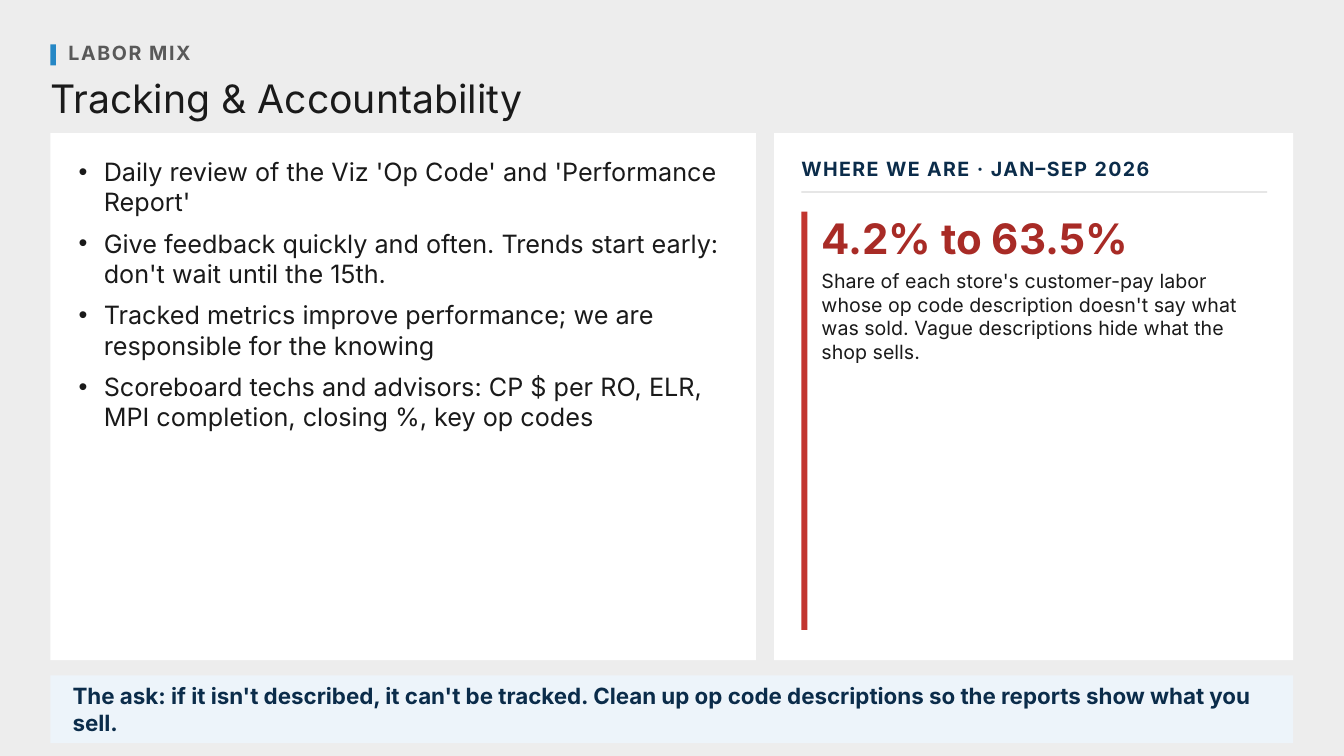
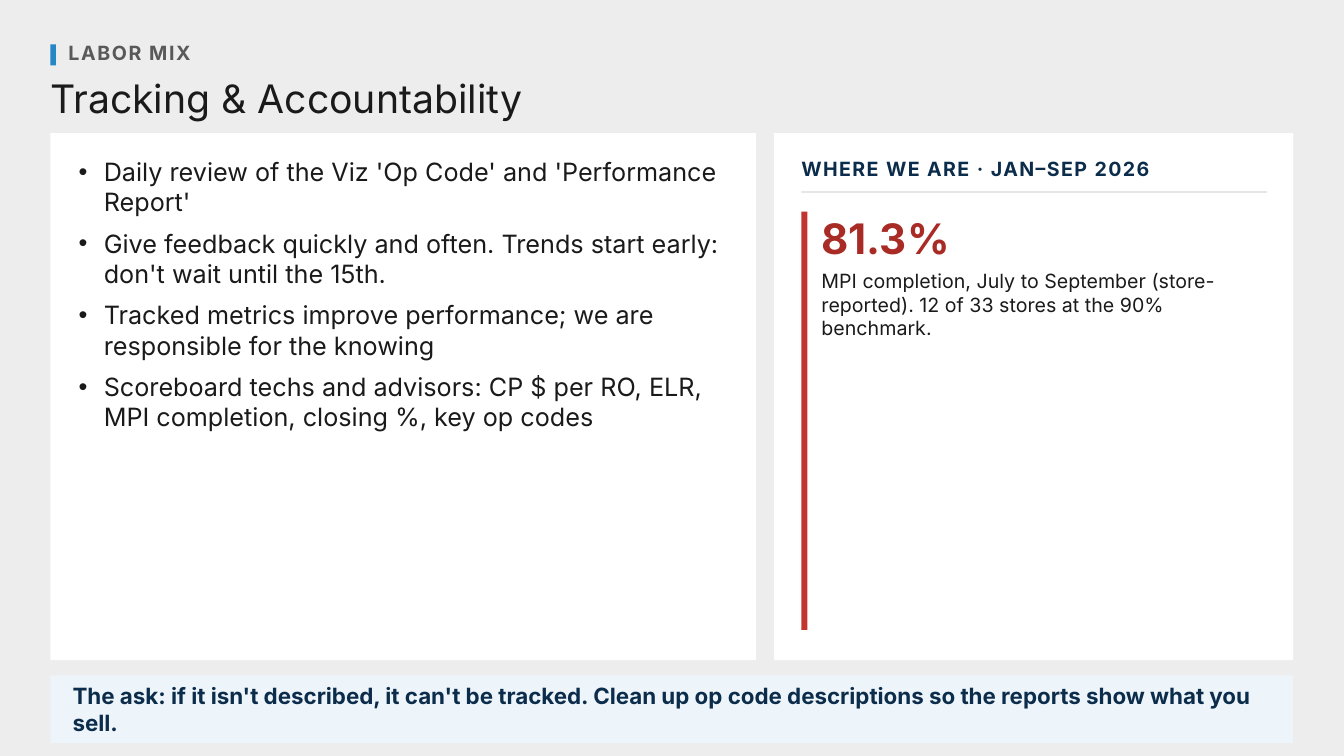
Before and after one commit to Ndresner/Noah, a slide deck: slide 108 of day2-deck/decks/Fixed Ops - Day 2 Example Test Deck.pptx. Drawn at 1344x756 pixels with LibreOffice and Linux fonts; fonts in the diff are those of the drawing. Boxes give left, top, right and bottom in pixels: in the first picture for what was removed or moved away, otherwise in the second. Text is boxed around its words. In the diff, an @@ line names an element or a change of style, - is before the commit and + after.

```diff
--- a/day2-deck/decks/Fixed Ops - Day 2 Example Test Deck.pptx
+++ b/day2-deck/decks/Fixed Ops - Day 2 Example Test Deck.pptx
@@ text at (x1=821, y1=223, x2=949, y2=255): text changed @@
-4.2% to 63.5%
+81.3%
@@ text at (x1=821, y1=273, x2=1215, y2=336): text changed @@
-Share of each store's customer-pay labor whose op code description doesn't say what was sold. Vague descriptions hide what the shop sells.
+MPI completion, July to September (store-reported). 12 of 33 stores at the 90% benchmark.
```
Also in this commit, not shown: 1 other slide changed, 9 other files.
